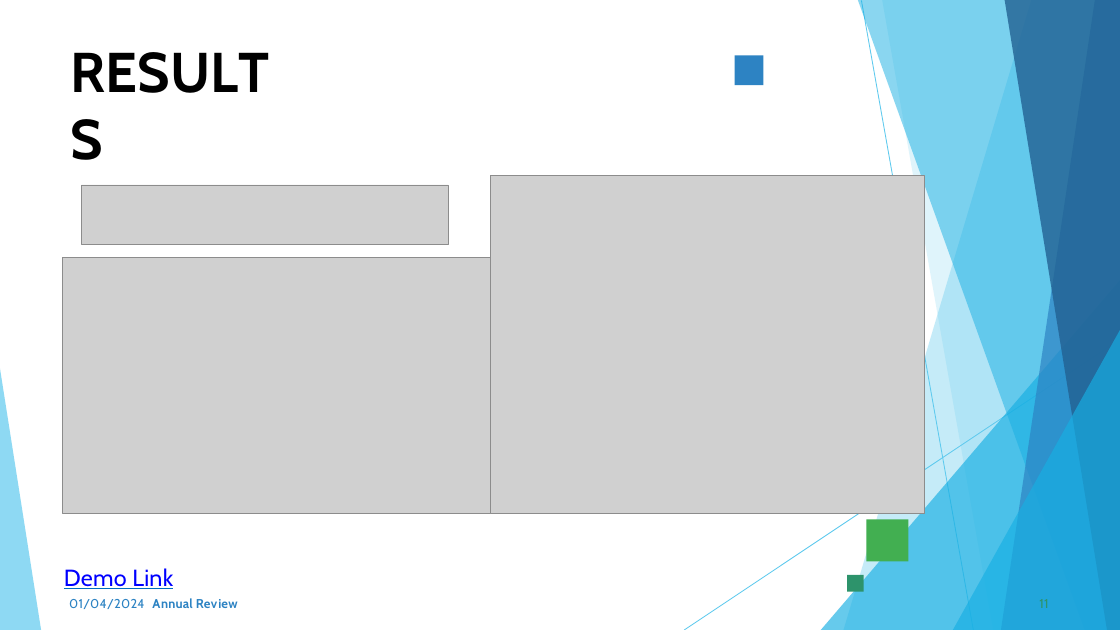
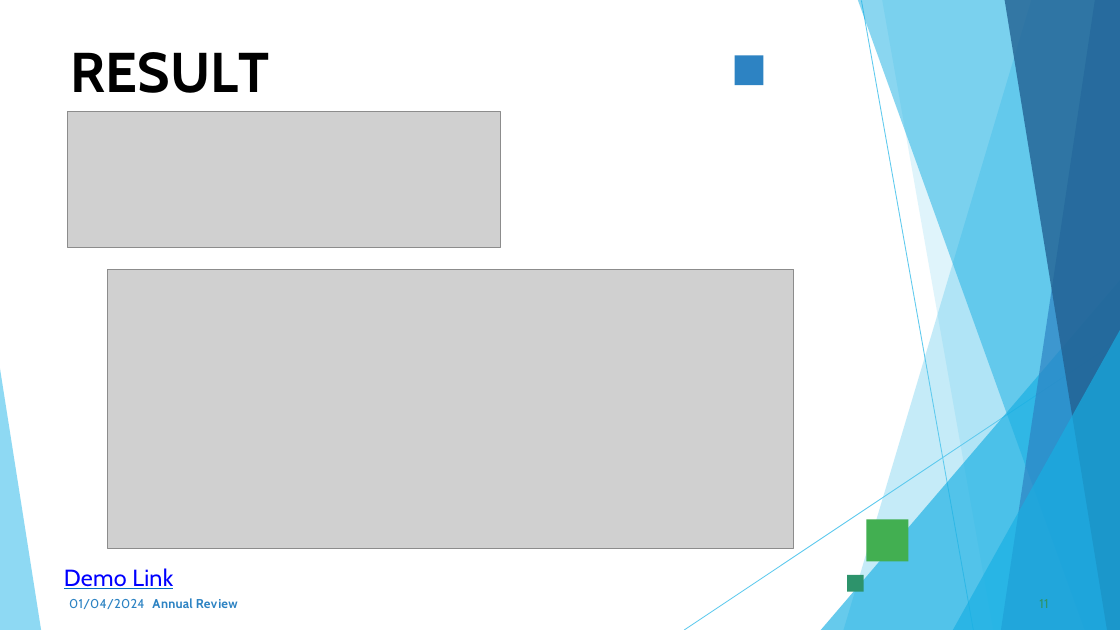
Before and after one commit to Isaac-Ab-T/GAN-Naan-Mudhalvan-Handwritten-Digit-Generation, a slide deck: slide 11 of GAN-Naan-Mudhalvan-Handwritten-Digit-Generation.pptx. Drawn at 1120x630 pixels with LibreOffice and Linux fonts; fonts in the diff are those of the drawing; grey boxes stand for pictures. Boxes give left, top, right and bottom in pixels: in the first picture for what was removed or moved away, otherwise in the second. Text is boxed around its words. In the diff, an @@ line names an element or a change of style, - is before the commit and + after.

```diff
--- a/GAN-Naan-Mudhalvan-Handwritten-Digit-Generation.pptx
+++ b/GAN-Naan-Mudhalvan-Handwritten-Digit-Generation.pptx
@@ picture added at <box>68,112,502,248</box> @@
@@ picture removed at <box>490,176,924,513</box> @@
@@ picture removed at <box>82,185,449,245</box> @@
@@ picture: place and size @@
-picture at <box>63,257,630,513</box>
+picture at <box>108,269,795,548</box>
```
Also in this commit, not shown: 1 other slide changed.
